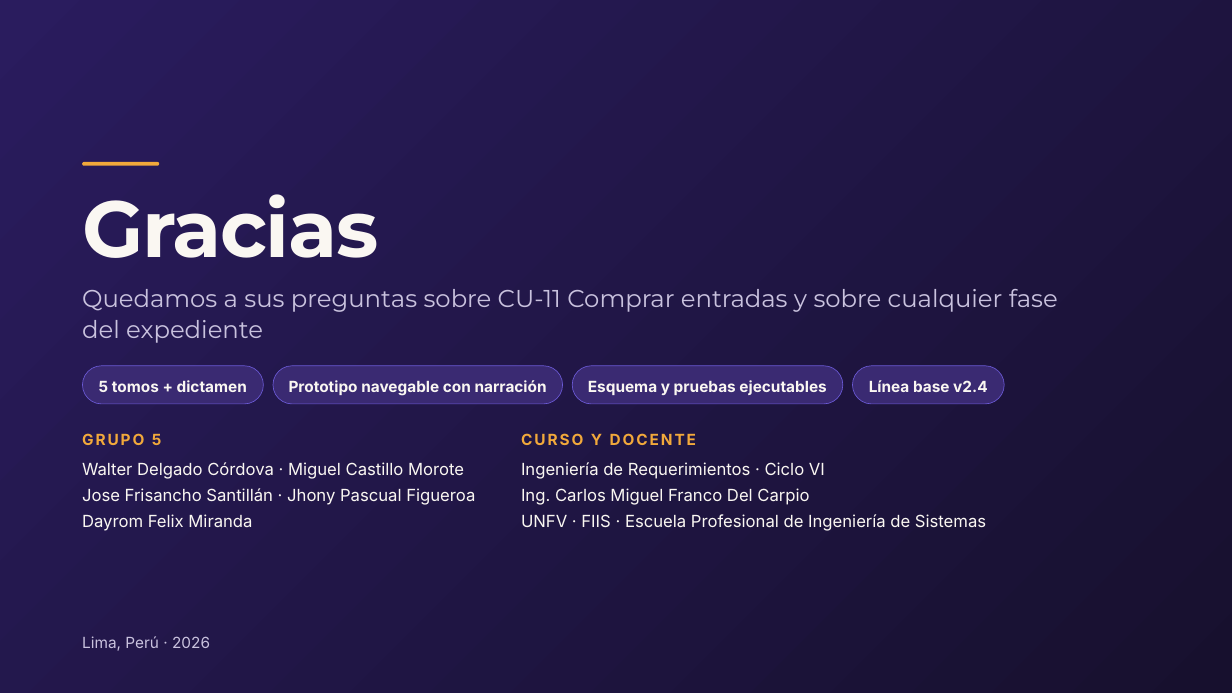
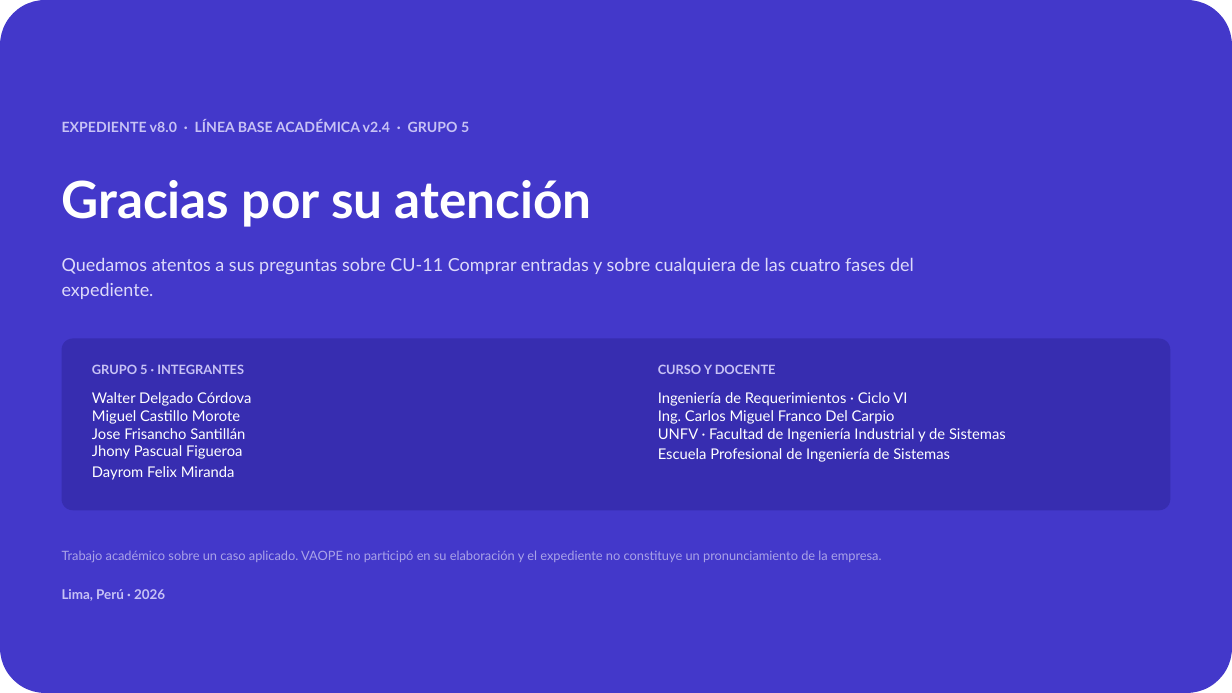
Before and after one commit to wdelgadoc/Grupo5-IR-UNFV, a slide deck: slide 30 of Presentacion_VAOPE_CU-11_Grupo_5.pptx (slide 31 before the commit). Drawn at 1232x693 pixels with LibreOffice and Linux fonts; fonts in the diff are those of the drawing. Boxes give left, top, right and bottom in pixels: in the first picture for what was removed or moved away, otherwise in the second. Text is boxed around its words. In the diff, an @@ line names an element or a change of style, - is before the commit and + after.

```diff
--- a/Presentacion_VAOPE_CU-11_Grupo_5.pptx
+++ b/Presentacion_VAOPE_CU-11_Grupo_5.pptx
@@ background #2A1C5E to #FFFFFF @@
@@ rectangle removed at (0,0,1232,693) @@
@@ rounded rectangle added at (0,0,1232,693), fill #4338CA @@
@@ text added at (62,120,469,132), 11 pt, text #C7C2F5, bold @@
+EXPEDIENTE v8.0 · LÍNEA BASE ACADÉMICA v2.4 · GRUPO 5
@@ rounded rectangle removed at (82,162,159,165) @@
@@ text added at (62,180,592,227), 40 pt, text #FFFFFF, bold @@
+Gracias por su atención
@@ title removed at (82,194,378,258) @@
-Gracias
@@ text at (62,258,914,299): text changed; size 19 to 14 pt; font Montserrat to Lato; text colour #C9C2DE to #DDDAFA @@
-Quedamos a sus preguntas sobre CU-11 Comprar entradas y sobre cualquier fase del expediente
+Quedamos atentos a sus preguntas sobre CU-11 Comprar entradas y sobre cualquiera de las cuatro fases del expediente.
@@ rounded rectangle added at (62,338,1171,510), fill #372DB0 @@
@@ rounded rectangle removed at (82,366,263,404) @@
-5 tomos + dictamen
@@ text at (92,364,244,374): text changed; size 12 to 10 pt; font Inter to Lato; text colour #F2A93B to #C7C2F5 @@
-GRUPO 5
+GRUPO 5 · INTEGRANTES
@@ rounded rectangle removed at (273,366,562,404) @@
-Prototipo navegable con narración
@@ rounded rectangle removed at (572,366,843,404) @@
-Esquema y pruebas ejecutables
@@ text "CURSO Y DOCENTE": place and size @@
-text "CURSO Y DOCENTE" at (521,433,696,445)
+text "CURSO Y DOCENTE" at (658,364,776,374)
@@ text "CURSO Y DOCENTE" at (658,364,776,374): size 12 to 10 pt, font Inter to Lato, text colour #F2A93B to #C7C2F5, letter spacing 1.5 to 0 pt; line spacing 17.4pt to 1.15 @@
@@ rounded rectangle removed at (853,366,1005,404) @@
-Línea base v2.4
@@ text at (92,392,251,480): text changed; size 13 to 11.5 pt; font Inter to Lato; text colour #FAF7F2 to #FFFFFF @@
-Walter Delgado Córdova · Miguel Castillo Morote
-Jose Frisancho Santillán · Jhony Pascual Figueroa
-Dayrom Felix Miranda
+Walter Delgado Córdova
+Miguel Castillo Morote
+Jose Frisancho Santillán
+Jhony Pascual Figueroa
+Dayrom Felix Miranda
@@ text at (658,392,1006,462): text changed; size 13 to 11.5 pt; font Inter to Lato; text colour #FAF7F2 to #FFFFFF @@
-Ingeniería de Requerimientos · Ciclo VI
-Ing. Carlos Miguel Franco Del Carpio
-UNFV · FIIS · Escuela Profesional de Ingeniería de Sistemas
+Ingeniería de Requerimientos · Ciclo VI
+Ing. Carlos Miguel Franco Del Carpio
+UNFV · Facultad de Ingeniería Industrial y de Sistemas
+Escuela Profesional de Ingeniería de Sistemas
@@ text added at (62,550,881,562), 10 pt, text #A9A2E8 @@
+Trabajo académico sobre un caso aplicado. VAOPE no participó en su elaboración y el expediente no constituye un pronunciamiento de la empresa.
@@ text "Lima, Perú · 2026": place and size @@
-text "Lima, Perú · 2026" at (82,636,210,651)
+text "Lima, Perú · 2026" at (62,589,165,601)
@@ text "Lima, Perú · 2026" at (62,589,165,601): size 12 to 10.5 pt, font Inter to Lato, text colour #C9C2DE to #C7C2F5, bold on; line spacing 17.4pt to 1.15 @@
```
Also in this commit, not shown: 17 other slides changed, 12 slides added, 13 slides removed.
